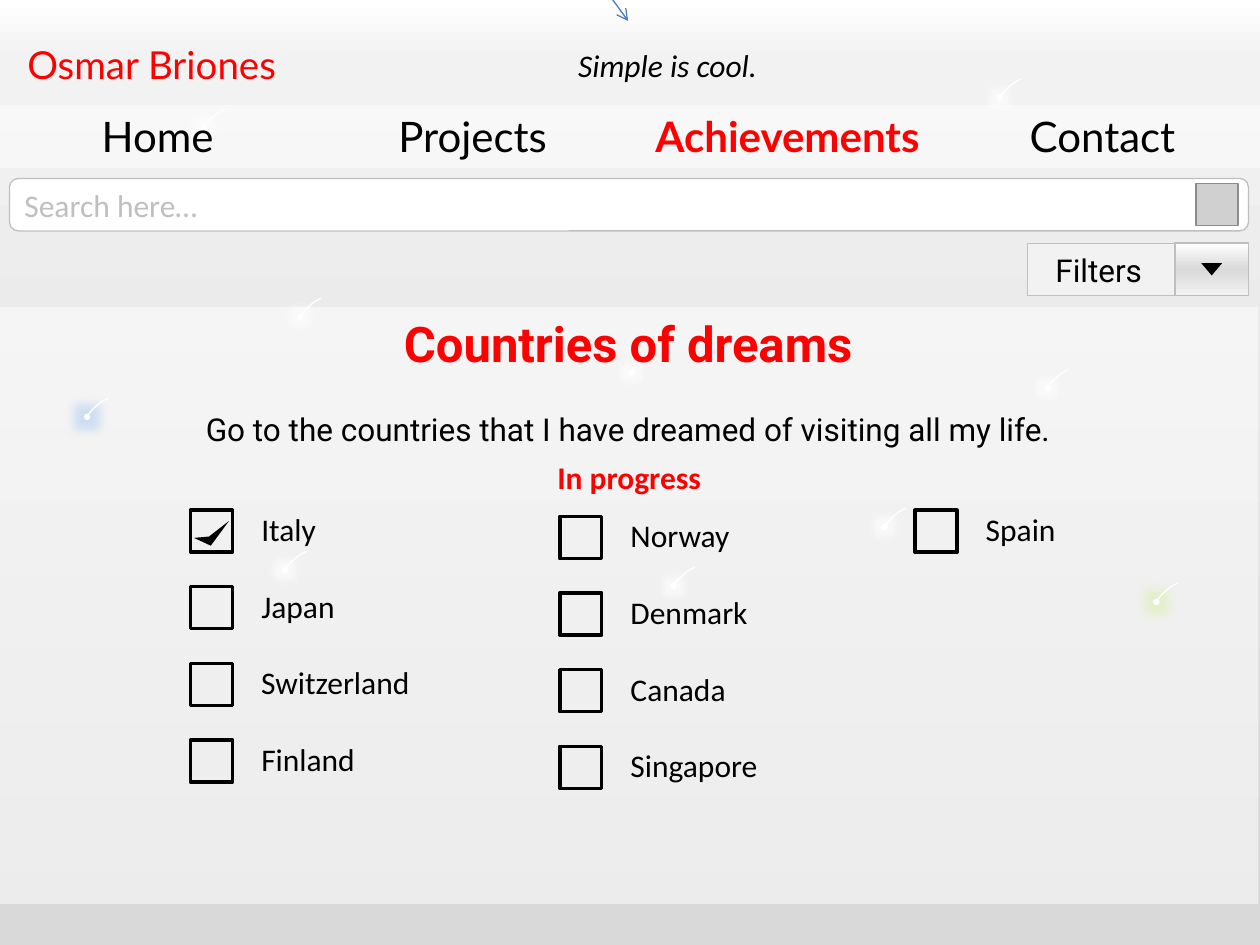
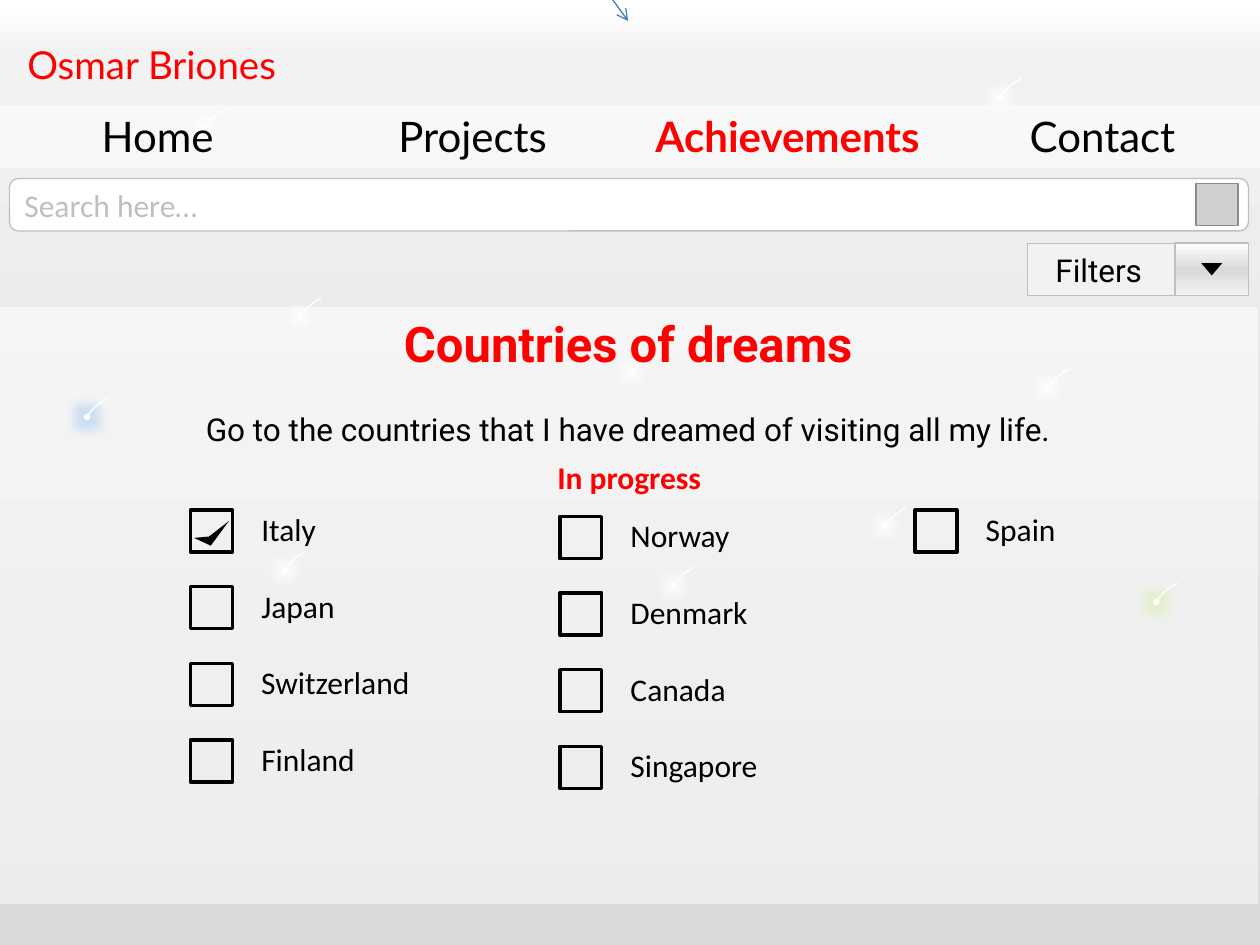
Before and after one commit to OsmarBriones/VidaS2, a slide deck: slide 3 of screens.pptx. Drawn at 1260x945 pixels with LibreOffice and Linux fonts; fonts in the diff are those of the drawing; grey boxes stand for pictures; background and template pictures are left out. Boxes give left, top, right and bottom in pixels: in the first picture for what was removed or moved away, otherwise in the second. Text is boxed around its words. In the diff, an @@ line names an element or a change of style, - is before the commit and + after.

```diff
--- a/screens.pptx
+++ b/screens.pptx
@@ text removed at (x1=578, y1=55, x2=757, y2=82) @@
-Simple is cool.
```
Also in this commit, not shown: 3 other slides changed.
